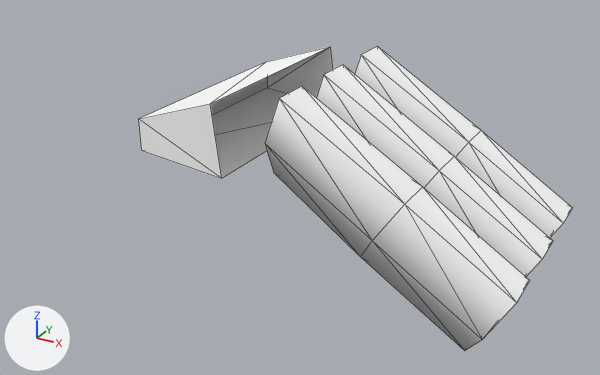
The OBJ model Assets/Art/Nova1492/GXConverted/Models/UnitParts/ArmWeapons/datan_common__1_LBack_2cbb1743.obj, before and after one commit.
One viewpoint serves both versions: a 50 mm camera at (3.44, -4.68, 1.96) aimed at (1.0, -0.25, -0.25). Arrows for +X, +Y and +Z are at lower left; the lights stay in place. The first picture is the older version. Mesh edges are drawn as thin lines. Where no turn or scale is listed for an object, it has been applied to the vertices.

In view in the first picture: 'datan_common__1_LBack_2cbb1743'.
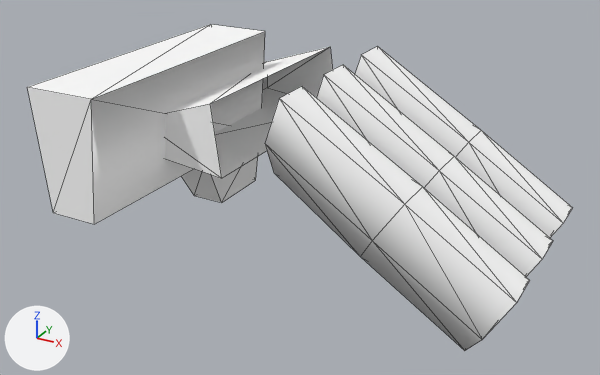
Edits to the bpy script that builds the scene:
```text
Add me_datan_common__1_lback_2cbb1743_mesh01:
    me_datan_common__1_lback_2cbb1743_mesh01.from_pydata([(-0.17, -1.32, -0.26), (0.17, -1.32, -0.26), (0.25, -1.32, 0.54), (-0.25, -1.32, 0.54), (0.19, 0.58, -0.26), (0.25, 0.58, 0.54), (-0.25, 0.58, 0.54), (-0.19, 0.58, -0.26), (-0.13, 0.09, -0.69), (0.13, 0.09, -0.69), (0.18, -0.16, -0.26), (-0.18, -0.16, -0.26), (0.13, 0.58, -0.69), (0.19, 0.58, -0.26), (-0.13, 0.58, -0.69), (-0.18, 0.58, -0.26)], [], [(0, 1, 2), (2, 3, 0), (4, 5, 2), (2, 1, 4), (6, 7, 0), (0, 3, 6), (6, 5, 4), (4, 7, 6), (6, 3, 2), (2, 5, 6), (8, 9, 10), (10, 11, 8), (9, 12, 13), (13, 10, 9), (12, 14, 15), (15, 13, 12), (14, 8, 11), (11, 15, 14)])
    me_datan_common__1_lback_2cbb1743_mesh01.materials.append(mat_datan_common__1_lback_2cbb1743)  # white #ffffff
Add ob_datan_common__1_lback_2cbb1743_mesh01:
    ob_datan_common__1_lback_2cbb1743_mesh01 = bpy.data.objects.new('datan_common__1_LBack_2cbb1743_mesh01', me_datan_common__1_lback_2cbb1743_mesh01)
    ob_datan_common__1_lback_2cbb1743_mesh01.location = (0.0, 0.0, 0.0)
```

Boxes [x1, y1, x2, y2] around the edits, measured in the pictures (600 x 375 px):
'datan_common__1_LBack_2cbb1743_mesh01', added: after [27, 24, 265, 224]
